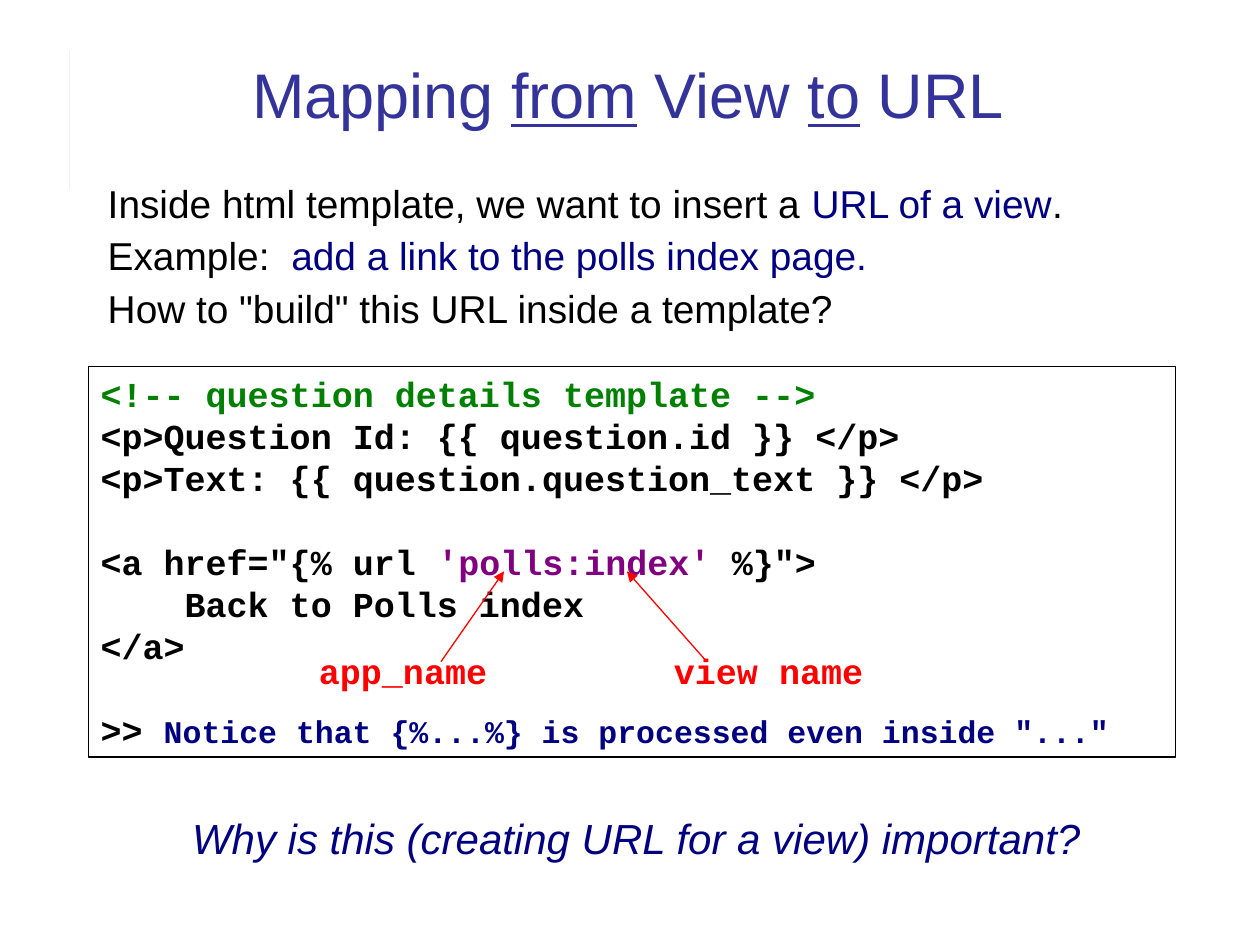
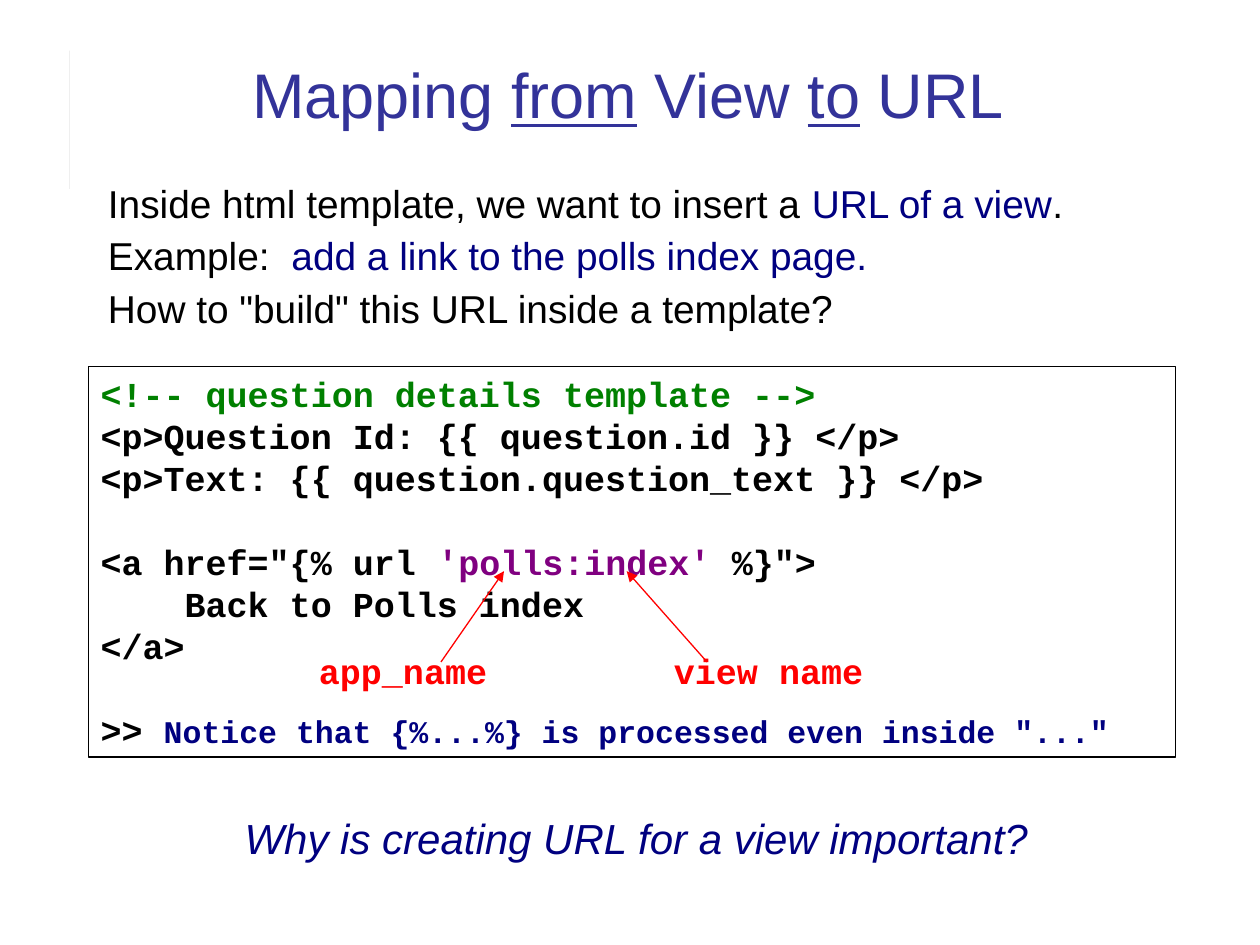
Before and after one commit to cpske/ISP, a slide deck: slide 13 of web/Django-review-1.ppt. Drawn at 1260x945 pixels with LibreOffice and Linux fonts; fonts in the diff are those of the drawing. Boxes give left, top, right and bottom in pixels: in the first picture for what was removed or moved away, otherwise in the second. Text is boxed around its words. In the diff, an @@ line names an element or a change of style, - is before the commit and + after.

```diff
--- a/web/Django-review-1.ppt
+++ b/web/Django-review-1.ppt
@@ text at (245,823,1027,863): text changed @@
-Why is this (creating URL for a view) important?
+Why is creating URL for a view important?
```
Also in this commit, not shown: 16 other slides changed, 3 other files.
